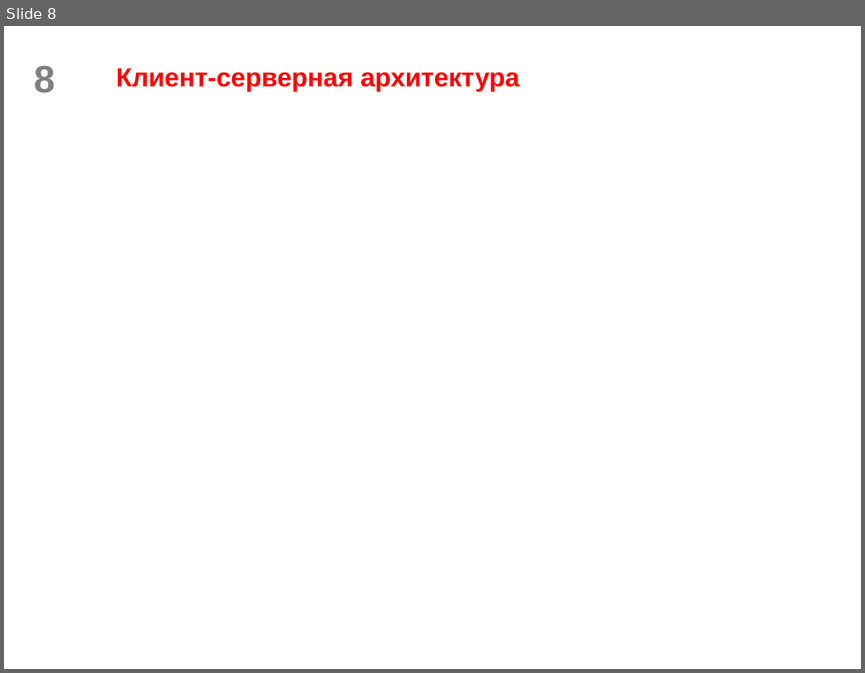
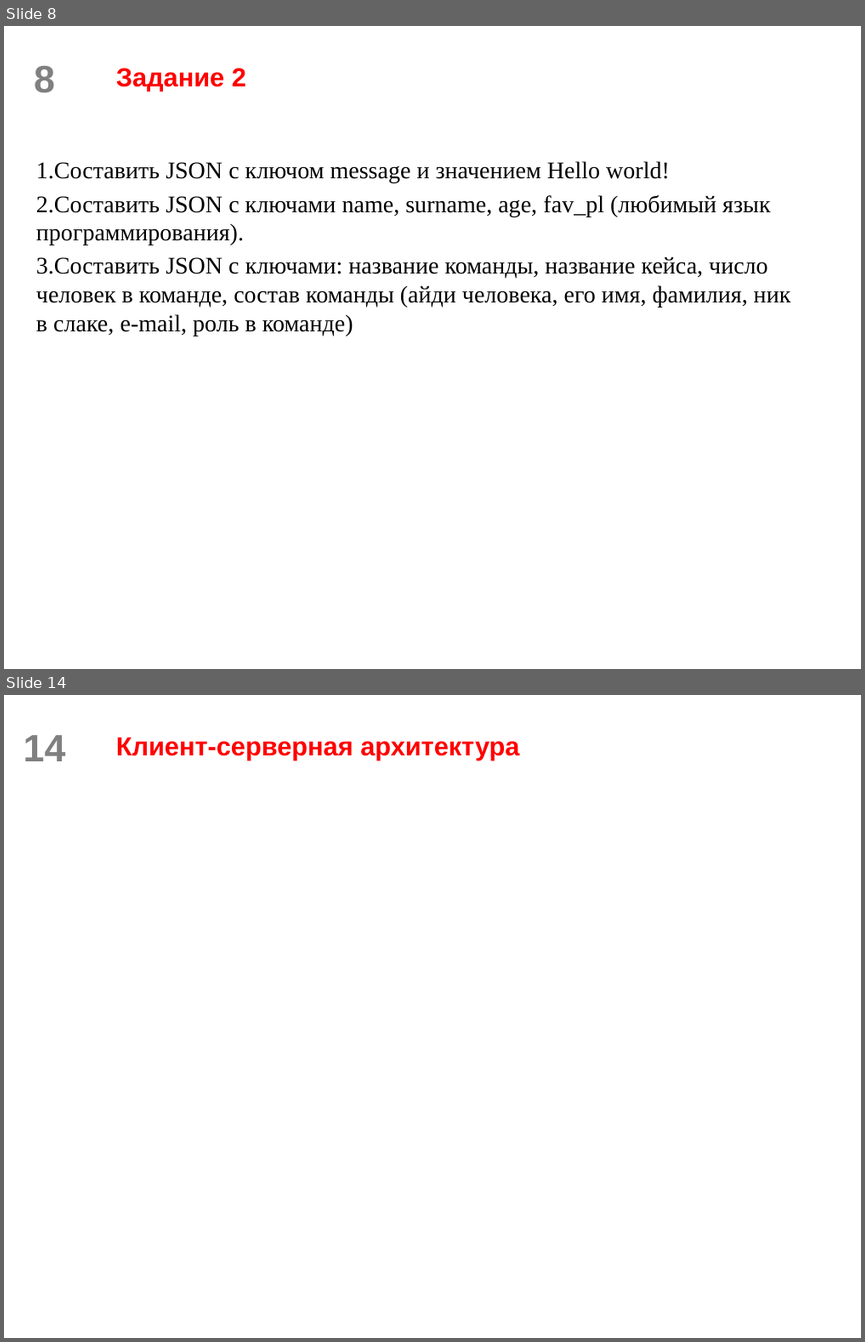
Before and after one commit to scareme/web_flask, a slide deck: Разработка веб-сервисов. Часть 1.pptx. Shown one above the other, each under a label of ours: slide 8 before the commit, slides 8 and 14 after it; the slides between them are not shown. The pictures are 865x673 and 865x1342 pixels, drawn with LibreOffice and Linux fonts; fonts in the diff are those of the drawing; background and template pictures are left out. Boxes give left, top, right and bottom in pixels: in the first picture for what was removed or moved away, otherwise in the second. Text is boxed around its words. In the diff, an @@ line names an element or a change of style, - is before the commit and + after.

```diff
--- a/Разработка веб-сервисов. Часть 1.pptx
+++ b/Разработка веб-сервисов. Часть 1.pptx
@@ slide 8 added at [4, 26, 861, 669], background picture (left out); not listed: 1 template element that a slide beside it also shows @@
@@ title added at [116, 68, 246, 91], 22 pt, text #FF0000, bold @@
+Задание 2
@@ text added at [36, 161, 791, 335], 20 pt, text #000000 @@
+1. Составить JSON с ключом message и значением Hello world!
+2. Составить JSON с ключами name, surname, age, fav_pl (любимый язык программирования).
+3. Составить JSON c ключами: название команды, название кейса, число человек в команде, состав команды (айди человека, его имя, фамилия, ник в слаке, e-mail, роль в команде)
@@ what was slide 8 is now slide 14 @@
@@ page number at [24, 735, 66, 761]: text changed @@
-8
+14
```
Also in this commit, not shown: 4 slides changed, 10 other slides added, 3 slides removed, 4 other files.
